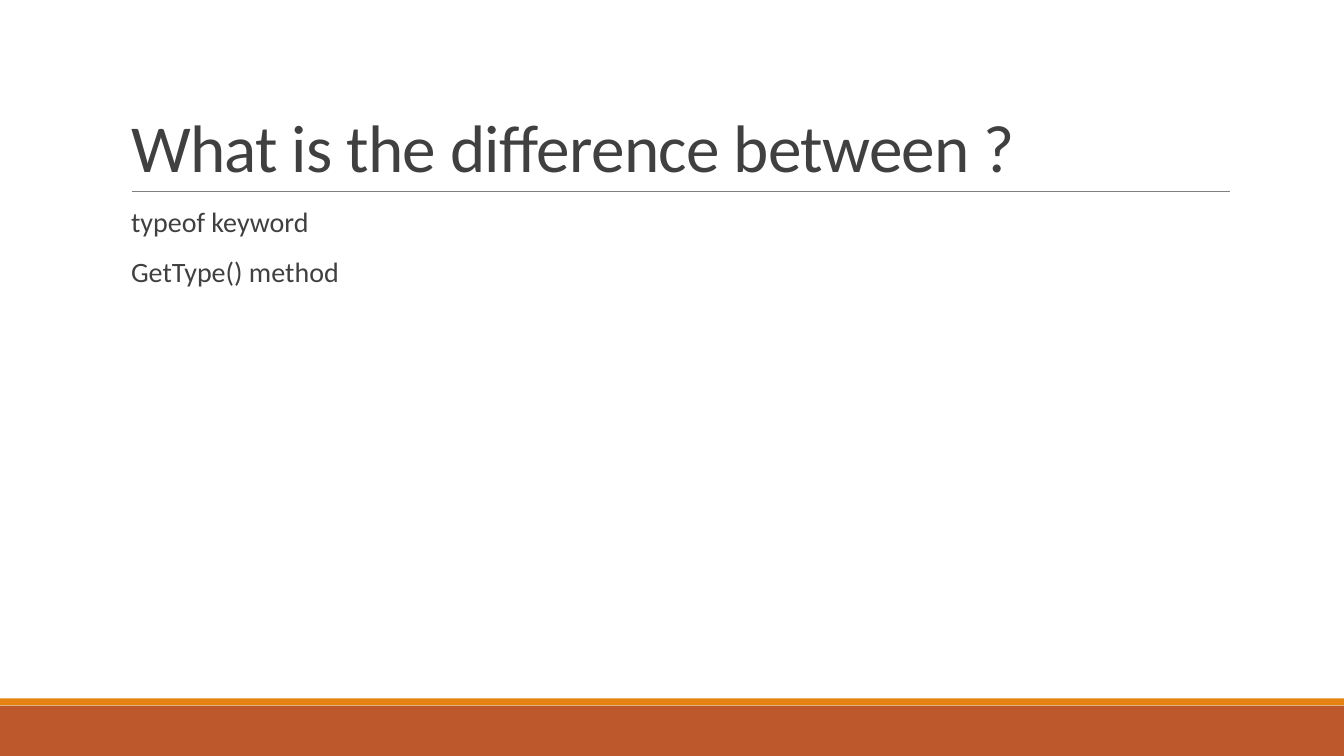
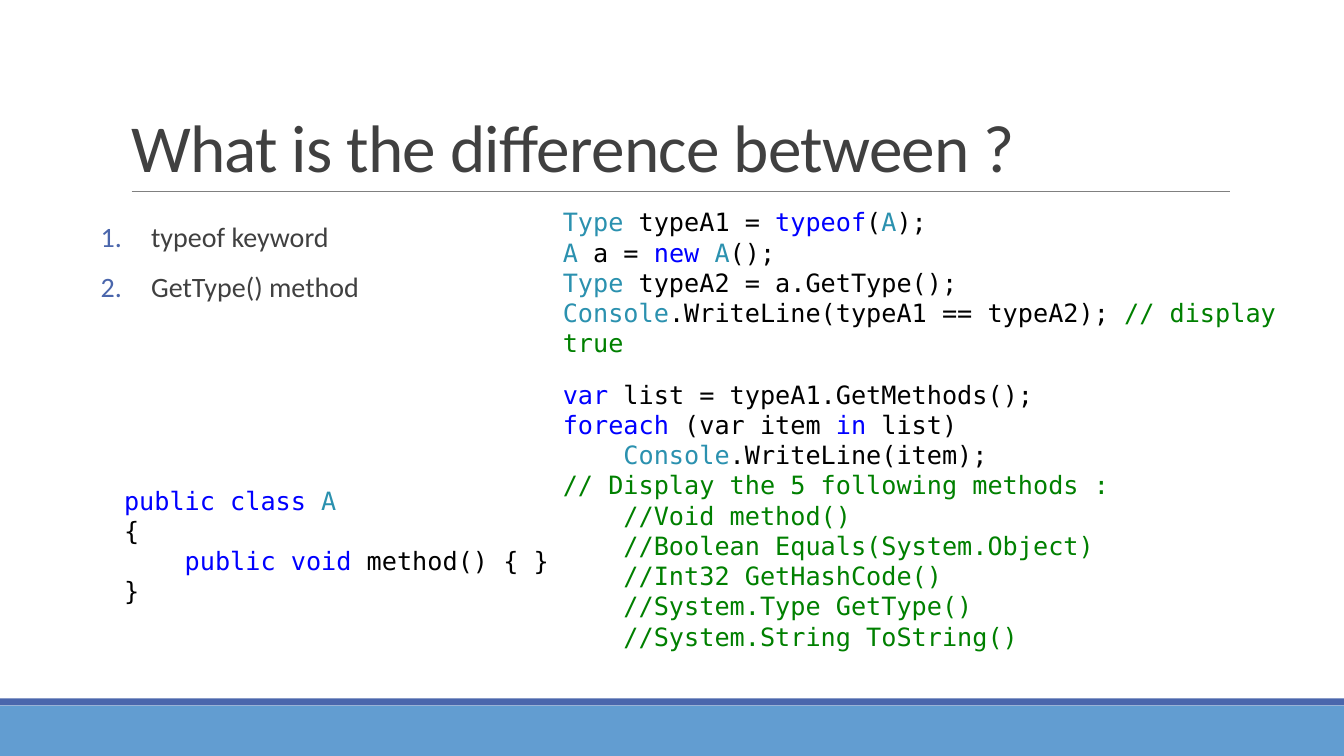
Before and after one commit to Sybaris-Classroom/Exercices, a slide deck: slide 3 of CommandLineParser/Exercice CommandLineParser.pptx. Drawn at 1344x756 pixels with LibreOffice and Linux fonts; fonts in the diff are those of the drawing. Boxes give left, top, right and bottom in pixels: in the first picture for what was removed or moved away, otherwise in the second. Text is boxed around its words. In the diff, an @@ line names an element or a change of style, - is before the commit and + after.

```diff
--- a/CommandLineParser/Exercice CommandLineParser.pptx
+++ b/CommandLineParser/Exercice CommandLineParser.pptx
@@ text "typeof keyword": place and size @@
-text "typeof keyword" at [131, 212, 339, 287]
+text "typeof keyword" at [151, 227, 359, 302]
@@ text "typeof keyword" at [151, 227, 359, 302]: bullet   to 1.; bullet colour #E48312 to #4A66AC @@
@@ text added at [563, 212, 1276, 353], 18 pt, text #000000 @@
+Type typeA1 = typeof(A);
+A a = new A();
+Type typeA2 = a.GetType();
+Console.WriteLine(typeA1 == typeA2); // display true
@@ text added at [563, 384, 1094, 652], 18 pt, text #008000 @@
+var list = typeA1.GetMethods();
+foreach (var item in list)
+Console.WriteLine(item);
+// Display the 5 following methods :
+//Void method()
+//Boolean Equals(System.Object)
+//Int32 GetHashCode()
+//System.Type GetType()
+//System.String ToString()
@@ text added at [124, 490, 488, 576], 18 pt, text #0000FF @@
+public class A
+{
+public void method() { }
+}
@@ rectangle at [0, 706, 1344, 756]: fill #BD582C to #629DD1 @@
@@ rectangle at [0, 699, 1344, 706]: fill #E48312 to #4A66AC @@
```
Also in this commit, not shown: 4 other slides changed, 1 other file.
